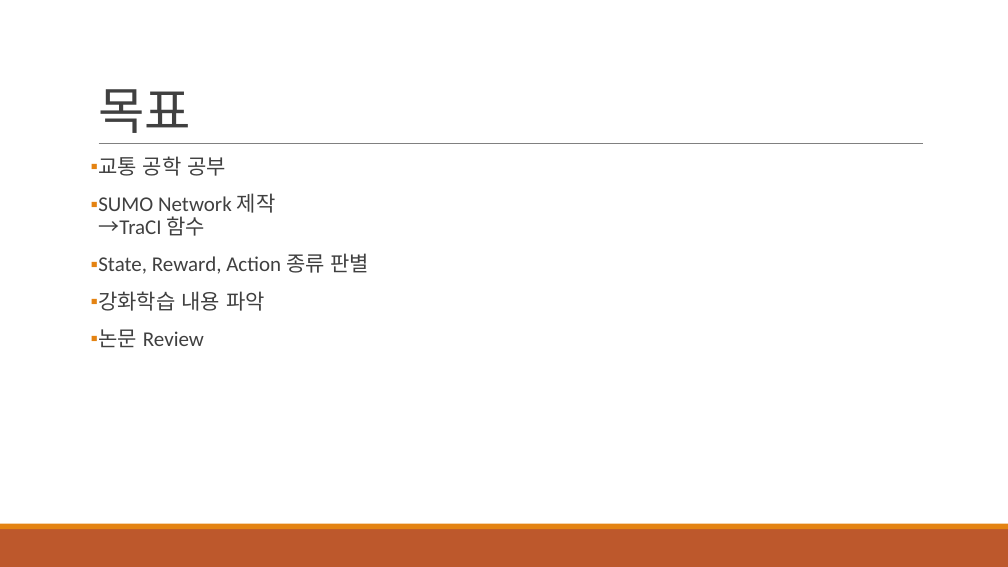
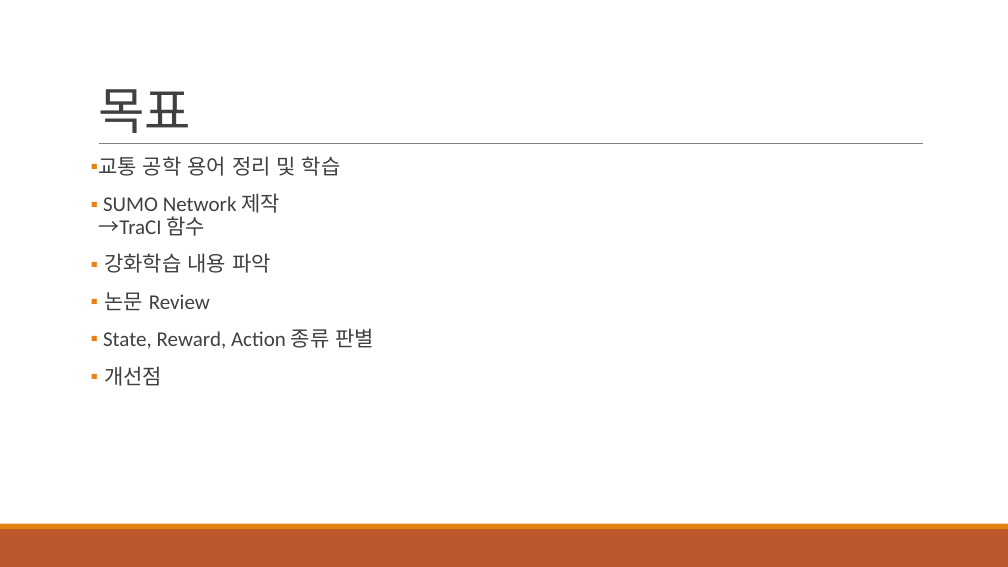
Before and after one commit to 3neutronstar/traffic-optimization_RL, a slide deck: slide 2 of 1st_Seminar(강민수).pptx. Drawn at 1008x567 pixels with LibreOffice and Linux fonts; fonts in the diff are those of the drawing. Boxes give left, top, right and bottom in pixels: in the first picture for what was removed or moved away, otherwise in the second. Text is boxed around its words. In the diff, an @@ line names an element or a change of style, - is before the commit and + after.

```diff
--- a/1st_Seminar(강민수).pptx
+++ b/1st_Seminar(강민수).pptx
@@ text at (98,156,341,176): text changed @@
-▪ 교통 공학 공부
+▪ 교통 공학 용어 정리 및 학습
@@ text at (98,253,370,274): paragraph removed @@
-▪ State, Reward, Action 종류 판별
@@ text at (103,328,374,386): paragraphs added @@
+▪ State, Reward, Action 종류 판별
+▪ 개선점
```
Also in this commit, not shown: 9 other slides changed, 10 slides added, 3 slides removed, 2 other files.
